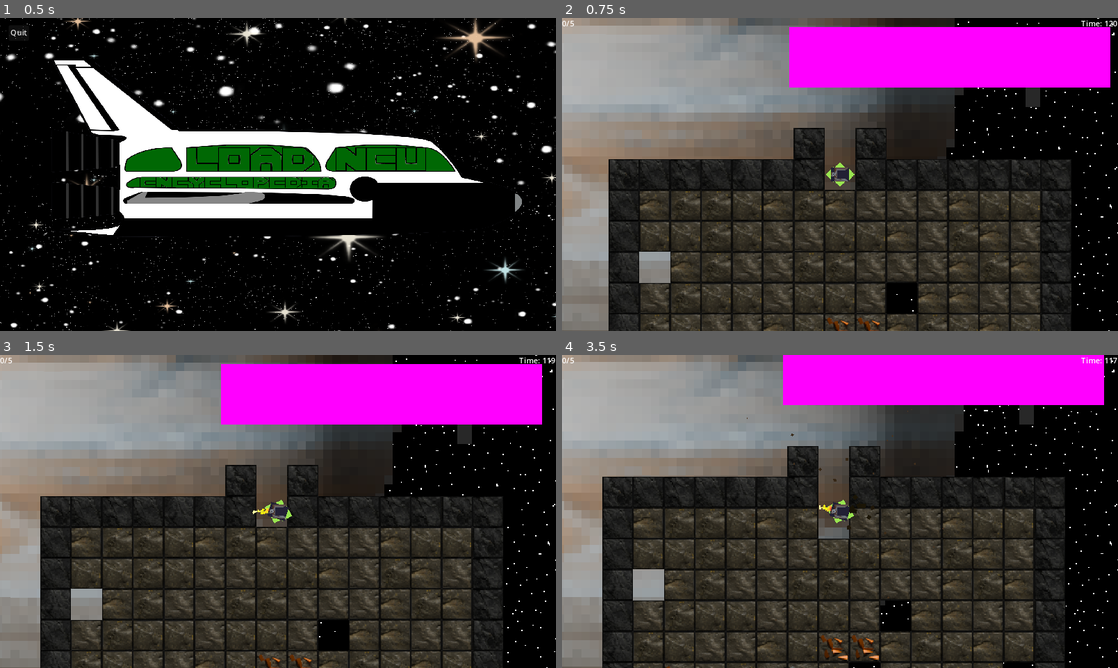
Above: before the commit, frames 1-4 (two rows, left to right).
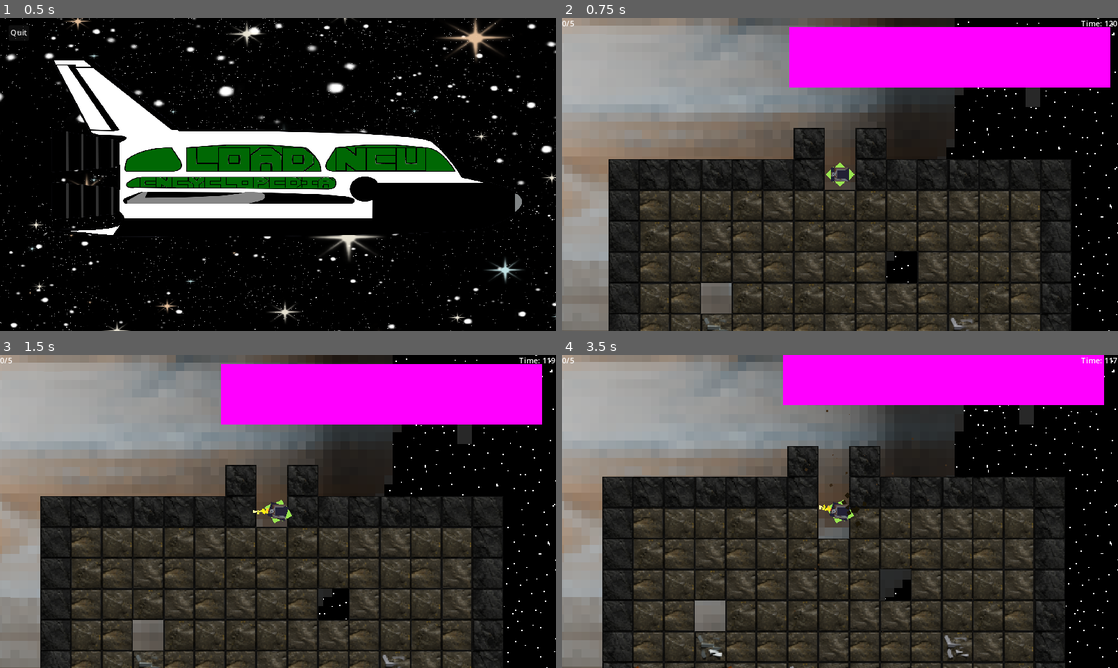
Above: after the commit, the same moments.

Repository: MissionToPsyche-Iridium/iridium_21q_web_game-csu
Game: Godot game, scene res://Menus/menus.tscn
Two runs of this game, one before a commit and one after it. Both use one fixed random seed, a clock stepped at 60 frames per second and the inputs below.
Inputs (mouse positions are in pixels of both pictures, inside the frame that each line leads up to):
- Up to frame 1 (0.5 s): no input
- Up to frame 2 (0.75 s): click "New" at 0.5 s
- Up to frame 3 (1.5 s): move the mouse to (400, 495) at 1.27 s; hold D (right) from 1.28 s (still down); tap Space (Leave) at 1.35 s
- Up to frame 4 (3.5 s): tap Enter at 2 s; move the mouse to (728, 527) at 2.02 s; release D (right) at 2.03 s; hold S (down) 2.03-2.78 s; tap Space (Leave) at 2.1, 2.85 s; move the mouse to (895, 442) at 2.77 s; hold D (right) from 2.78 s (still down)

Frame 1 is identical in both runs. In frame 2, 6.3% of the frame differs, in the area x 8-92%, y 45-100%; in frame 3, 6.3%; in frame 4, 7.0%, in the area x 7-91%, y 17-100%.

Commit message:
Improved Encyclopedia Menu
- Added detail to match shop screen.
- Added get_item function to itemdict in order to grab specific items.
- Created a dictionary for entries in the encyclopedia.
- Created pickup animations that work with GUI.

Diff:
--- a/Assets/items/base/itemdict.gd
+++ b/Assets/items/base/itemdict.gd
@@ -8,6 +8,12 @@
 	passives.append(SharpeningWheel.new())
 	passives.append(WeightedCoin.new())
 	pass
+
+func get_item(index: int) -> Item:
+	var item: Item = passives[0] #If something goes very wrong with the code, lucky egg is used to stop errors.
+	if index > -1 or index < passives.size():
+		item = passives[index]
+	return item
 
 #Returns an item of said rarity.
 func get_item_of_rarity_passive(rarity: int) -> Item:
--- a/Menus/Encyclopedia/encyclopedia.tscn
+++ b/Menus/Encyclopedia/encyclopedia.tscn
@@ -1,7 +1,6 @@
-[gd_scene load_steps=3 format=3 uid="uid://bpi5a0um0pec2"]
+[gd_scene load_steps=2 format=3 uid="uid://bpi5a0um0pec2"]
 
 [ext_resource type="Script" path="res://Menus/MenuScripts/encyclopedia.gd" id="1_wqc73"]
-[ext_resource type="PackedScene" uid="uid://c3m1e1ln2thnf" path="res://Objects/shopoption.tscn" id="2_v0ene"]
 
 [node name="Encyclopedia" type="Control"]
 layout_mode = 3
@@ -10,63 +9,53 @@
 
 [node name="Camera2D" type="Camera2D" parent="."]
 
-[node name="MarginContainer" type="MarginContainer" parent="."]
-layout_mode = 1
-anchors_preset = 15
-anchor_right = 1.0
-anchor_bottom = 1.0
-grow_horizontal = 2
-grow_vertical = 2
+[node name="Back" type="Button" parent="."]
+layout_mode = 0
+offset_left = -559.0
+offset_top = -303.0
+offset_right = -514.0
+offset_bottom = -272.0
+text = "Back"
 
-[node name="VBoxContainer" type="VBoxContainer" parent="MarginContainer"]
+[node name="ScrollContainer" type="ScrollContainer" parent="."]
+layout_mode = 0
+offset_top = -325.0
+offset_right = 577.0
+offset_bottom = 323.0
+
+[node name="VBoxContainer" type="VBoxContainer" parent="ScrollContainer"]
 layout_mode = 2
 
-[node name="Copper" type="Button" parent="MarginContainer/VBoxContainer"]
+[node name="Ores" type="Label" parent="ScrollContainer/VBoxContainer"]
 layout_mode = 2
-text = "Copper"
+text = "Ores"
 
-[node name="Gold" type="Button" parent="MarginContainer/VBoxContainer"]
+[node name="OresList" type="GridContainer" parent="ScrollContainer/VBoxContainer"]
+clip_contents = true
 layout_mode = 2
-text = "Gold"
+columns = 2
 
-[node name="Cobalt" type="Button" parent="MarginContainer/VBoxContainer"]
+[node name="DroneStats" type="Label" parent="ScrollContainer/VBoxContainer"]
 layout_mode = 2
-text = "Cobalt"
+text = "Stats"
 
-[node name="Cinnabar" type="Button" parent="MarginContainer/VBoxContainer"]
-layout_mode = 2
-text = "Cinnabar"
-
-[node name="Back" type="Button" parent="MarginContainer/VBoxContainer"]
-layout_mode = 2
-text = "Back"
-
-[node name="row" type="HBoxContainer" parent="."]
-visible = false
-layout_mode = 1
-anchors_preset = 7
-anchor_left = 0.5
-anchor_top = 1.0
-anchor_right = 0.5
-anchor_bottom = 1.0
-offset_left = -408.0
-offset_top = -296.0
-offset_right = 368.0
-offset_bottom = -40.0
-grow_horizontal = 2
-grow_vertical = 0
-
-[node name="SubViewportContainer" parent="row" instance=ExtResource("2_v0ene")]
+[node name="StatsList" type="GridContainer" parent="ScrollContainer/VBoxContainer"]
 layout_mode = 2
 
-[node name="SubViewportContainer2" parent="row" instance=ExtResource("2_v0ene")]
+[node name="Upgrades" type="Label" parent="ScrollContainer/VBoxContainer"]
 layout_mode = 2
+text = "Upgrades
+"
 
-[node name="SubViewportContainer3" parent="row" instance=ExtResource("2_v0ene")]
+[node name="UpgradesList" type="GridContainer" parent="ScrollContainer/VBoxContainer"]
 layout_mode = 2
+columns = 2
 
-[node name="BADOP" parent="row" instance=ExtResource("2_v0ene")]
-visible = false
-layout_mode = 2
+[node name="EntryInfo" type="VBoxContainer" parent="."]
+layout_mode = 0
+offset_left = -576.0
+offset_top = -258.0
+offset_right = -1.0
+offset_bottom = 325.0
 
-[connection signal="pressed" from="MarginContainer/VBoxContainer/Back" to="." method="_on_back_pressed"]
+[connection signal="pressed" from="Back" to="." method="_on_back_pressed"]
--- a/Menus/Encyclopedia/encyclopedia_entry.tscn
+++ /dev/null
@@ -1,249 +0,0 @@
-[gd_scene load_steps=11 format=3 uid="uid://0oa6yi7o2wjb"]
-
-[ext_resource type="Script" path="res://scripts/shopoption.gd" id="1_lnuv8"]
-[ext_resource type="Texture2D" uid="uid://ndoa5fcvxsxh" path="res://Assets/items/images/noimage.png" id="2_k0e7o"]
-[ext_resource type="Texture2D" uid="uid://bdtd80w4dv4s1" path="res://Assets/glass2.png" id="3_ic55c"]
-[ext_resource type="AudioStream" uid="uid://bablvcr3puhw4" path="res://Assets/audio/sfx/ping.ogg" id="4_kv3b2"]
-
-[sub_resource type="Animation" id="Animation_0x56p"]
-length = 0.001
-tracks/0/type = "value"
-tracks/0/imported = false
-tracks/0/enabled = true
-tracks/0/path = NodePath(".:material:shader_parameter/y_rot")
-tracks/0/interp = 1
-tracks/0/loop_wrap = true
-tracks/0/keys = {
-"times": PackedFloat32Array(0),
-"transitions": PackedFloat32Array(1),
-"update": 0,
-"values": [8.55e-06]
-}
-tracks/1/type = "value"
-tracks/1/imported = false
-tracks/1/enabled = true
-tracks/1/path = NodePath(".:material:shader_parameter/x_rot")
-tracks/1/interp = 1
-tracks/1/loop_wrap = true
-tracks/1/keys = {
-"times": PackedFloat32Array(0),
-"transitions": PackedFloat32Array(1),
-"update": 0,
-"values": [8.55e-06]
-}
-tracks/2/type = "value"
-tracks/2/imported = false
-tracks/2/enabled = true
-tracks/2/path = NodePath(".:rotation")
-tracks/2/interp = 1
-tracks/2/loop_wrap = true
-tracks/2/keys = {
-"times": PackedFloat32Array(0),
-"transitions": PackedFloat32Array(1),
-"update": 0,
-"values": [0.0]
-}
-tracks/3/type = "value"
-tracks/3/imported = false
-tracks/3/enabled = true
-tracks/3/path = NodePath(".:scale")
-tracks/3/interp = 1
-tracks/3/loop_wrap = true
-tracks/3/keys = {
-"times": PackedFloat32Array(0),
-"transitions": PackedFloat32Array(1),
-"update": 0,
-"values": [Vector2(1, 1)]
-}
-
-[sub_resource type="Animation" id="Animation_bxlpr"]
-resource_name = "idle"
-length = 4.0
-loop_mode = 1
-tracks/0/type = "value"
-tracks/0/imported = false
-tracks/0/enabled = true
-tracks/0/path = NodePath(".:material:shader_parameter/y_rot")
-tracks/0/interp = 1
-tracks/0/loop_wrap = true
-tracks/0/keys = {
-"times": PackedFloat32Array(1.5, 3),
-"transitions": PackedFloat32Array(1.5, 1.5),
-"update": 0,
-"values": [5.00001, -4.99999]
-}
-tracks/1/type = "value"
-tracks/1/imported = false
-tracks/1/enabled = true
-tracks/1/path = NodePath(".:material:shader_parameter/x_rot")
-tracks/1/interp = 1
-tracks/1/loop_wrap = true
-tracks/1/keys = {
-"times": PackedFloat32Array(1, 2.5),
-"transitions": PackedFloat32Array(1.5, 1.5),
-"update": 0,
-"values": [5.00001, -4.99999]
-}
-
-[sub_resource type="AnimationLibrary" id="AnimationLibrary_r3g0o"]
-_data = {
-"RESET": SubResource("Animation_0x56p"),
-"idle": SubResource("Animation_bxlpr")
-}
-
-[sub_resource type="Animation" id="Animation_wwody"]
-length = 0.001
-tracks/0/type = "value"
-tracks/0/imported = false
-tracks/0/enabled = true
-tracks/0/path = NodePath("..:material:shader_parameter/y_rot")
-tracks/0/interp = 1
-tracks/0/loop_wrap = true
-tracks/0/keys = {
-"times": PackedFloat32Array(0),
-"transitions": PackedFloat32Array(1),
-"update": 0,
-"values": [8.55e-06]
-}
-tracks/1/type = "value"
-tracks/1/imported = false
-tracks/1/enabled = true
-tracks/1/path = NodePath("..:material:shader_parameter/x_rot")
-tracks/1/interp = 1
-tracks/1/loop_wrap = true
-tracks/1/keys = {
-"times": PackedFloat32Array(0),
-"transitions": PackedFloat32Array(1),
-"update": 0,
-"values": [8.55e-06]
-}
-
-[sub_resource type="Animation" id="Animation_u21fi"]
-resource_name = "juice"
-length = 0.2
-tracks/0/type = "value"
-tracks/0/imported = false
-tracks/0/enabled = true
-tracks/0/path = NodePath("..:rotation")
-tracks/0/interp = 1
-tracks/0/loop_wrap = true
-tracks/0/keys = {
-"times": PackedFloat32Array(0, 0.0666667, 0.133333, 0.2),
-"transitions": PackedFloat32Array(1, 0.933033, 1.8025, 1),
-"update": 0,
-"values": [0.0, 0.174533, -0.174533, 0.0]
-}
-tracks/1/type = "value"
-tracks/1/imported = false
-tracks/1/enabled = true
-tracks/1/path = NodePath("..:scale")
-tracks/1/interp = 1
-tracks/1/loop_wrap = true
-tracks/1/keys = {
-"times": PackedFloat32Array(0, 0.0666667, 0.133333, 0.2),
-"transitions": PackedFloat32Array(1, 1.41421, 1.36604, 1),
-"update": 0,
-"values": [Vector2(1, 1), Vector2(1.1, 1.1), Vector2(1, 1), Vector2(1, 1)]
-}
-tracks/2/type = "value"
-tracks/2/imported = false
-tracks/2/enabled = true
-tracks/2/path = NodePath("..:material:shader_parameter/y_rot")
-tracks/2/interp = 1
-tracks/2/loop_wrap = true
-tracks/2/keys = {
-"times": PackedFloat32Array(0, 0.1, 0.2),
-"transitions": PackedFloat32Array(1, 1, 1),
-"update": 0,
-"values": [8.55e-06, 30.0, 8.55e-06]
-}
-tracks/3/type = "value"
-tracks/3/imported = false
-tracks/3/enabled = true
-tracks/3/path = NodePath("..:material:shader_parameter/x_rot")
-tracks/3/interp = 1
-tracks/3/loop_wrap = true
-tracks/3/keys = {
-"times": PackedFloat32Array(),
-"transitions": PackedFloat32Array(),
-"update": 0,
-"values": []
-}
-
-[sub_resource type="AnimationLibrary" id="AnimationLibrary_lob8d"]
-_data = {
-"RESET": SubResource("Animation_wwody"),
-"juice": SubResource("Animation_u21fi")
-}
-
-[node name="SubViewportContainer" type="SubViewportContainer"]
-offset_right = 40.0
-offset_bottom = 40.0
-
-[node name="SubViewport" type="SubViewport" parent="."]
-transparent_bg = true
-handle_input_locally = false
-size = Vector2i(256, 256)
-render_target_update_mode = 4
-
-[node name="Ency Entry" type="MarginContainer" parent="SubViewport"]
-texture_filter = 1
-anchors_preset = 8
-anchor_left = 0.5
-anchor_top = 0.5
-anchor_right = 0.5
-anchor_bottom = 0.5
-offset_left = -101.5
-offset_top = -101.5
-offset_right = 101.5
-offset_bottom = 101.5
-grow_horizontal = 2
-grow_vertical = 2
-script = ExtResource("1_lnuv8")
-
-[node name="CenterContainer" type="CenterContainer" parent="SubViewport/Ency Entry"]
-texture_filter = 1
-layout_mode = 2
-
-[node name="VBoxContainer" type="VBoxContainer" parent="SubViewport/Ency Entry/CenterContainer"]
-texture_filter = 1
-custom_minimum_size = Vector2(128, 0)
-layout_mode = 2
-
-[node name="Name" type="Label" parent="SubViewport/Ency Entry/CenterContainer/VBoxContainer"]
-texture_filter = 1
-layout_mode = 2
-text = "[ERROR]"
-horizontal_alignment = 1
-
-[node name="Sprite" type="TextureRect" parent="SubViewport/Ency Entry/CenterContainer/VBoxContainer"]
-texture_filter = 1
-layout_mode = 2
-texture = ExtResource("2_k0e7o")
-stretch_mode = 3
-
-[node name="Effect Text List" type="VBoxContainer" parent="SubViewport/Ency Entry/CenterContainer/VBoxContainer"]
-texture_filter = 1
-layout_mode = 2
-
-[node name="Glass" type="TextureRect" parent="SubViewport/Ency Entry"]
-z_index = -1
-layout_mode = 2
-mouse_filter = 2
-texture = ExtResource("3_ic55c")
-expand_mode = 2
-
-[node name="checkout" type="AudioStreamPlayer" parent="SubViewport/Ency Entry"]
-stream = ExtResource("4_kv3b2")
-bus = &"SFX"
-
-[node name="idle" type="AnimationPlayer" parent="."]
-libraries = {
-"": SubResource("AnimationLibrary_r3g0o")
-}
-
-[node name="juice" type="AnimationPlayer" parent="."]
-root_node = NodePath("../idle")
-libraries = {
-"": SubResource("AnimationLibrary_lob8d")
-}
--- /dev/null
+++ b/Menus/Encyclopedia/encydict.gd
@@ -0,0 +1,20 @@
+extends Node
+
+@export var oreInfo = {
+	"Cinnabar": "Composition:\nHgS\n\nDescription:\n",
+	"Cobalt":	"Symbol:\nCo\n\nAtomic Number:\n27\n\nAtomic Mass:\n58.933u\n\nDescription:\n",
+	"Copper":	"Symbol:\nCu\n\nAtomic Number:\n29\n\nAtomic Mass:\n63.546u\n\nDescription:\n",
+	"Iron":		"Symbol:\nFe\n\nAtomic Number:\n26\n\nAtomic Mass:\n55.845u\n\nDescription:\n",
+	"Gold":		"Symbol:\nAu\n\nAtomic Number:\n79\n\nAtomic Mass:\n196.97u\n\nDescription:\n",
+}
+
+@export var	statInfo = {
+	"Grabber Cooldown": "Description:\n",
+	"Grabber Speed": "Description:\n",
+	"Grabber Range": "Description:\n",
+	"Drill Speed": "Description:\n",
+	"Dill Power": "Description:\n",
+	"Drone Speed": "Description:\n",
+	"Luck": "Description:\n",
+	"Tube Speed": "Description:\n",
+}
--- /dev/null
+++ b/Menus/Encyclopedia/pickup_ani.gd
@@ -0,0 +1,45 @@
+extends TextureRect
+
+#Number of sprites in pickup
+var cols = 59
+
+#FPS of animation
+var fps = 30
+
+#data
+var time := 0.0
+var sizeAtlas:= Vector2()
+var currCol: int = 0
+var currPos := Vector2()
+var atlas: AtlasTexture = null
+
+# Called when the node enters the scene tree for the first time.
+func _ready() -> void:
+	#Using copper as default upon ready
+	#$".".texture = "res://Assets/pickups/coppersheet.png"
+	time = 1/float(fps)
+	$Timer.wait_time = time
+	$Timer.timeout.connect(nextFrame)
+	$Timer.start()
+
+	if texture is AtlasTexture:
+		atlas = texture
+
+	sizeAtlas = atlas.get_size()
+
+#Handles how to get the next frame in sprite sheet
+func nextFrame():
+	if currCol < cols:
+		currPos.x += sizeAtlas.x
+		atlas.region.position.x = currPos.x
+		currCol += 1
+
+	if currCol >= cols:
+		currPos.x = 0
+		atlas.region.position.x = 0
+		currCol = 0;
+	pass
+
+func changeTexture(text: AtlasTexture):
+	atlas = text
+	sizeAtlas = atlas.get_size()
--- /dev/null
+++ b/Menus/Encyclopedia/pickup_ency_animation.tscn
@@ -0,0 +1,108 @@
+[gd_scene load_steps=12 format=3 uid="uid://ubqck20skc6j"]
+
+[ext_resource type="Texture2D" uid="uid://bbdg0ug12oy6a" path="res://Assets/pickups/cinnabarsheet.png" id="1_usdlc"]
+[ext_resource type="Script" path="res://Menus/Encyclopedia/pickup_ani.gd" id="2_j70ts"]
+[ext_resource type="Texture2D" uid="uid://1rw7t03m31hk" path="res://Assets/pickups/cobaltsheet.png" id="3_n3ect"]
+[ext_resource type="Texture2D" uid="uid://cna53htda627n" path="res://Assets/pickups/coppersheet.png" id="4_qxpu8"]
+[ext_resource type="Texture2D" uid="uid://bd3bksfloa330" path="res://Assets/pickups/goldsheet.png" id="5_ra5wr"]
+[ext_resource type="Texture2D" uid="uid://cvxdhpc7fak3m" path="res://Assets/pickups/ironsheet.png" id="6_7wp31"]
+
+[sub_resource type="AtlasTexture" id="AtlasTexture_3f6w2"]
+atlas = ExtResource("1_usdlc")
+region = Rect2(0, 0, 38, 34)
+
+[sub_resource type="AtlasTexture" id="AtlasTexture_7fxkf"]
+atlas = ExtResource("3_n3ect")
+region = Rect2(0, 5, 38, 34)
+
+[sub_resource type="AtlasTexture" id="AtlasTexture_yf12g"]
+atlas = ExtResource("4_qxpu8")
+region = Rect2(0, 5, 38, 34)
+
+[sub_resource type="AtlasTexture" id="AtlasTexture_eal76"]
+atlas = ExtResource("5_ra5wr")
+region = Rect2(0, 0, 38, 34)
+
+[sub_resource type="AtlasTexture" id="AtlasTexture_mtvgo"]
+atlas = ExtResource("6_7wp31")
+region = Rect2(0, 5, 38, 34)
+
+[node name="Control" type="Control"]
+layout_mode = 3
+anchors_preset = 8
+anchor_left = 0.5
+anchor_top = 0.5
+anchor_right = 0.5
+anchor_bottom = 0.5
+grow_horizontal = 2
+grow_vertical = 2
+
+[node name="Cinnabar" type="TextureRect" parent="."]
+layout_mode = 1
+anchors_preset = 5
+anchor_left = 0.5
+anchor_right = 0.5
+offset_left = -20.0
+offset_right = 20.0
+offset_bottom = 40.0
+grow_horizontal = 2
+texture = SubResource("AtlasTexture_3f6w2")
+script = ExtResource("2_j70ts")
+
+[node name="Timer" type="Timer" parent="Cinnabar"]
+
+[node name="Cobalt" type="TextureRect" parent="."]
+layout_mode = 1
+anchors_preset = 5
+anchor_left = 0.5
+anchor_right = 0.5
+offset_left = -20.0
+offset_right = 20.0
+offset_bottom = 40.0
+grow_horizontal = 2
+texture = SubResource("AtlasTexture_7fxkf")
+script = ExtResource("2_j70ts")
+
+[node name="Timer" type="Timer" parent="Cobalt"]
+
+[node name="Copper" type="TextureRect" parent="."]
+layout_mode = 1
+anchors_preset = 5
+anchor_left = 0.5
+anchor_right = 0.5
+offset_left = -20.0
+offset_right = 20.0
+offset_bottom = 40.0
+grow_horizontal = 2
+texture = SubResource("AtlasTexture_yf12g")
+script = ExtResource("2_j70ts")
+
+[node name="Timer" type="Timer" parent="Copper"]
+
+[node name="Gold" type="TextureRect" parent="."]
+layout_mode = 1
+anchors_preset = 5
+anchor_left = 0.5
+anchor_right = 0.5
+offset_left = -20.0
+offset_right = 20.0
+offset_bottom = 40.0
+grow_horizontal = 2
+texture = SubResource("AtlasTexture_eal76")
+script = ExtResource("2_j70ts")
+
+[node name="Timer" type="Timer" parent="Gold"]
+
+[node name="Iron" type="TextureRect" parent="."]
+layout_mode = 1
+anchors_preset = 5
+anchor_left = 0.5
+anchor_right = 0.5
+offset_left = -20.0
+offset_right = 20.0
+offset_bottom = 40.0
+grow_horizontal = 2
+texture = SubResource("AtlasTexture_mtvgo")
+script = ExtResource("2_j70ts")
+
+[node name="Timer" type="Timer" parent="Iron"]
--- a/Menus/MenuScripts/encyclopedia.gd
+++ b/Menus/MenuScripts/encyclopedia.gd
@@ -1,9 +1,146 @@
 extends Control
-#Encyclopedia Menu
-#Hope to include information on all of the potential metals and minerals that can be found in the aseroid
+#Encyclopedia Menu#
+#Hope to include information on all of the potential metals and minerals that can be found in the asteroid
 #Can aslo include more info on the PSYCHE mission itself as well as the spacecraft
 
-#Returns to title screen
+#Entry Lists#
+@onready var upgradeslist = $ScrollContainer/VBoxContainer/UpgradesList
+@onready var oresList = $ScrollContainer/VBoxContainer/OresList
+
+#Required Scenes#
+@onready var oreSprite = preload("res://Menus/Encyclopedia/pickup_ency_animation.tscn")
+@onready var shopOption = preload("res://Objects/shopoption.tscn")
+@onready var instancedScene
+@onready var instancedOre
+
+#Key for ores#
+@onready var pickArr = [2,3,5,6,7]
+
+#Text to populate side windown#
+@onready var entryInfo = $EntryInfo
+
+func _ready():
+	#Fills oreList#
+	for id in pickArr:
+		#Instantiates requires scenes
+		instancedScene = shopOption.instantiate()
+		instancedOre = oreSprite.instantiate()
+
+		#Adds scene to oreList
+		oresList.add_child(instancedScene)
+
+		#Removes unnecessary nodes from shopOption
+		instancedScene.find_child("Buy Button").free()
+		instancedScene.find_child("Price").free()
+		instancedScene.find_child("Effect Text List").free()
+		instancedScene.find_child("Sprite").free()
+
+		#Makes all sprites initially invisible
+		instancedOre.get_child(0).visible = false
+		instancedOre.get_child(1).visible = false
+		instancedOre.get_child(2).visible = false
+		instancedOre.get_child(3).visible = false
+		instancedOre.get_child(4).visible = false
+
+		#Determines ore type
+		match id:
+			#Iron
+			2:
+				instancedScene.find_child("Name").text = "Iron"
+				instancedScene.find_child("Name").name = "Ore"
+				instancedScene.find_child("VBoxContainer").add_child(instancedOre)
+				instancedOre.get_child(4).visible = true
+				instancedScene.mouse_entered.connect(addInfo.bind(instancedScene.find_child("Ore").name,instancedScene.find_child("Ore").text))
+				instancedScene.mouse_exited.connect(removeInfo)
+			#Copper
+			3:
+				instancedScene.find_child("Name").text = "Copper"
+				instancedScene.find_child("Name").name = "Ore"
+				instancedScene.find_child("VBoxContainer").add_child(instancedOre)
+				instancedOre.get_child(2).visible = true
+				instancedScene.mouse_entered.connect(addInfo.bind(instancedScene.find_child("Ore").name,instancedScene.find_child("Ore").text))
+				instancedScene.mouse_exited.connect(removeInfo)
+			#Cobalt
+			5:
+				instancedScene.find_child("Name").text = "Cobalt"
+				instancedScene.find_child("Name").name = "Ore"
+				instancedScene.find_child("VBoxContainer").add_child(instancedOre)
+				instancedOre.get_child(1).visible = true
+				instancedScene.mouse_entered.connect(addInfo.bind(instancedScene.find_child("Ore").name,instancedScene.find_child("Ore").text))
+				instancedScene.mouse_exited.connect(removeInfo)
+			#Gold
+			6:
+				instancedScene.find_child("Name").text = "Gold"
+				instancedScene.find_child("Name").name = "Ore"
+				instancedScene.find_child("VBoxContainer").add_child(instancedOre)
+				instancedOre.get_child(3).visible = true
+				instancedScene.mouse_entered.connect(addInfo.bind(instancedScene.find_child("Ore").name,instancedScene.find_child("Ore").text))
+				instancedScene.mouse_exited.connect(removeInfo)
+			#Cinnabar
+			7:
+				instancedScene.find_child("Name").text = "Cinnabar"
+				instancedScene.find_child("Name").name = "Ore"
+				instancedScene.find_child("VBoxContainer").add_child(instancedOre)
+				instancedOre.get_child(0).visible = true
+				instancedScene.mouse_entered.connect(addInfo.bind(instancedScene.find_child("Ore").name,instancedScene.find_child("Ore").text))
+				instancedScene.mouse_exited.connect(removeInfo)
+			#NULL
+			_:
+				pass
+	#Fills StatsList#
+	#for stat in ...
+
+	#Fills UpgradesList#
+	for item in Itemdict.passives:
+		#Instantiates required scene
+		var instancedScene = shopOption.instantiate()
+
+		#Adds scene to UpgradesList
+		upgradeslist.add_child(instancedScene)
+
+		#Removes unneccessary nodes
+		instancedScene.find_child("Shop Option").display_item(item)
+		instancedScene.find_child("Buy Button").queue_free()
+		instancedScene.find_child("Price").queue_free()
+
+		#Labels scene as upgrade
+		instancedScene.find_child("Name").name = "Upgrade"
+
+		instancedScene.mouse_entered.connect(addInfo.bind(instancedScene.find_child("Upgrade").name,instancedScene.find_child("Upgrade").text))
+		instancedScene.mouse_exited.connect(removeInfo)
+
+
+#Handles popup windows#
+#Creates window on cursor entered
+func addInfo(type,text) -> void:
+	print("Entry Entered")
+	var info = Label.new()
+	print(type)
+	#Determines entry type
+	match type:
+		"Ore":
+			print(text)
+			info.text = Encydict.oreInfo.get(text)
+			entryInfo.add_child(info)
+		"Stat":
+			info.text = Encydict.statInfo.get(text)
+			entryInfo.add_child(info)
+		"Upgrade":
+			print(text)
+			#info.text = Itemdict.passives.find()
+			#entryInfo.add_child(info)
+			pass
+
+		_:
+			pass
+
+#Removes window on cursor exited
+func removeInfo() -> void:
+	for child in entryInfo.get_child_count():
+		entryInfo.get_child(child).queue_free()
+	print("Entry Exited")
+
+#Returns to title screen#
 func _on_back_pressed() -> void:
 	get_node("../ParallaxBackground").visible = true
 	get_node("../Title").visible = true
--- a/Menus/MenuScripts/title.gd
+++ b/Menus/MenuScripts/title.gd
@@ -1,4 +1,5 @@
 extends Control
+@onready var cam = $Camera2D
 
 #Starts main game
 #Game path subject to change
--- a/project.godot
+++ b/project.godot
@@ -27,6 +27,7 @@
 Settings="*res://scripts/settings.gd"
 Itemdict="*res://Assets/items/base/itemdict.gd"
 CurrencyManager="*res://scripts/CurrencyManager.gd"
+Encydict="*res://Menus/Encyclopedia/encydict.gd"
 
 [display]
 
